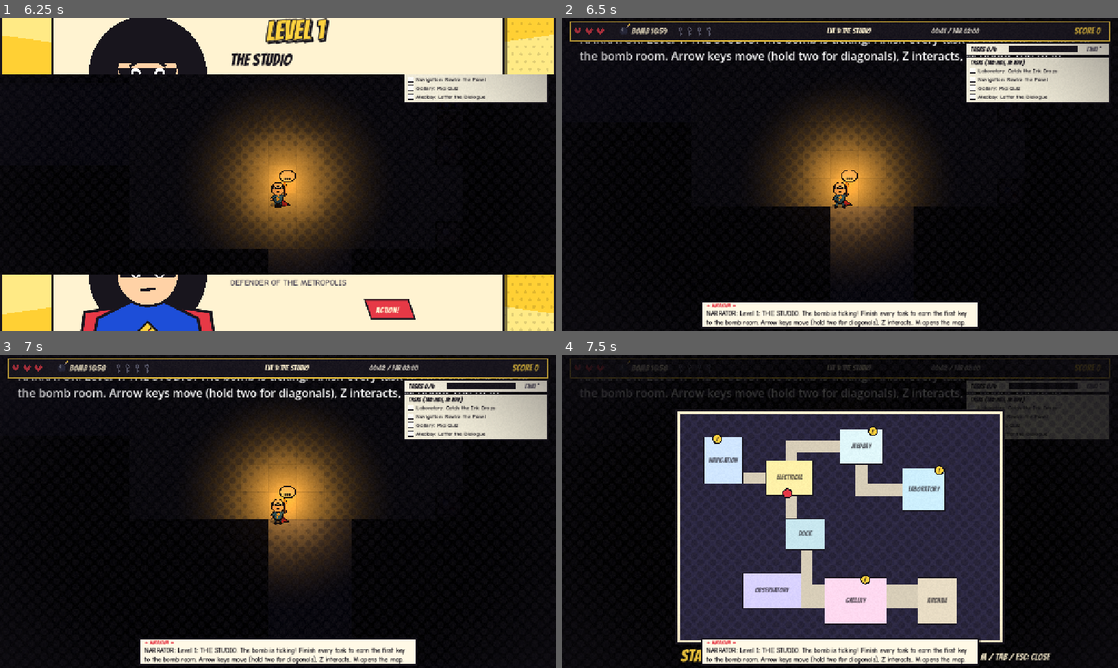
Above: before the commit, frames 1-4 (two rows, left to right).
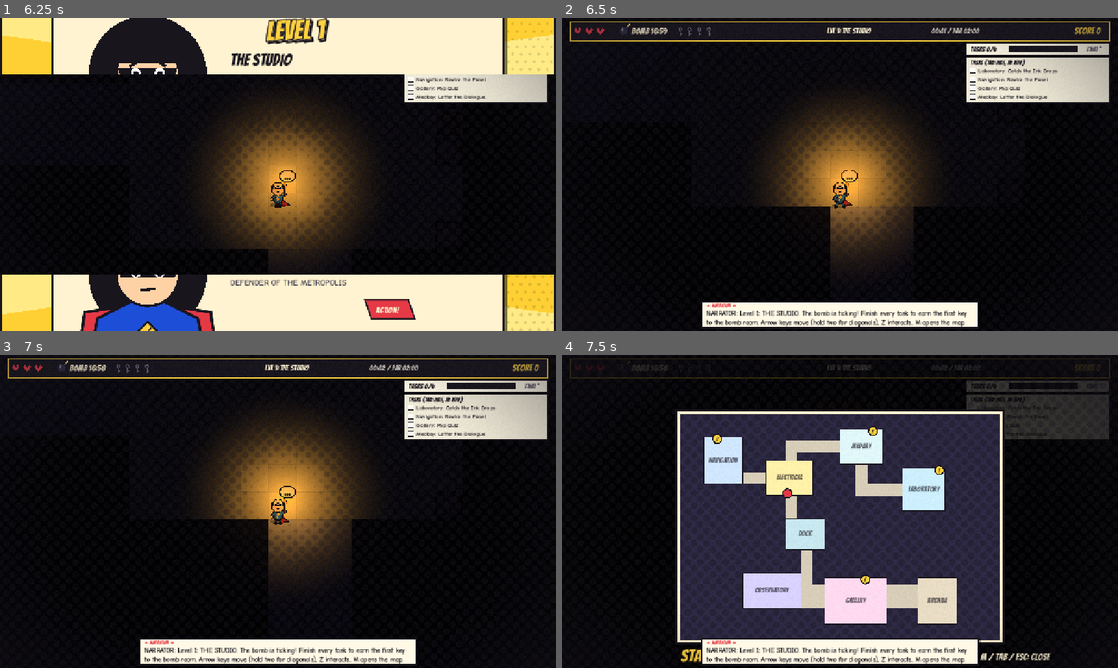
Above: after the commit, the same moments.

Repository: SankeerthNara/TGC-Game-Jam
Game: Godot game, scene res://scenes/main/main.tscn
The game is run twice, just before and just after one commit, with the same random seed, the same clock (stepped at 60 frames per second) and the same inputs.
Inputs (mouse positions are in pixels of both pictures, inside the frame that each line leads up to):
- Up to frame 1 (6.25 s): click "START READING ▶" at 0.5 s; tap Enter at 1.25 s; move the mouse to (400, 158) at 1.27 s; hold Right 1.28-2 s; tap Z at 1.35 s; click (400, 158) at 1.42 s; tap Space at 1.52, 1.82, 4.52, 4.82 s; drag from (166, 190) to (250, 237) at 2.02 s; move the mouse to (333, 105) at 2.77 s; hold Right 2.78-3.5 s; tap C at 2.85 s; drag from (250, 237) to (111, 127) at 3.52 s; move the mouse to (444, 221) at 4.27 s; hold Left 4.28-5 s; tap F at 4.35 s; drag from (278, 174) to (194, 96) at 5.02 s; move the mouse to (305, 174) at 5.77 s; hold Down from 5.78 s (still down); tap K at 5.85 s; click (305, 174) at 5.92 s
- Up to frame 2 (6.5 s): keep holding Down
- Up to frame 3 (7 s): release Down at 6.5 s; drag from (194, 433) to (166, 527) at 6.52 s
- Up to frame 4 (7.5 s): move the mouse to (962, 495) at 7.27 s; hold Up from 7.28 s (still down); tap M at 7.35 s

Frame 1 is identical in both runs. In frame 2, 1.3% of the frame differs, in the area x 3-95%, y 7-15%; in frame 3, 1.3%; in frame 4, 0.6%.

Commit message:
Fix: the boss test shortcut broke main's if/else, so a debug caption label was built and a run started behind the main menu
Co-Authored-By: Claude Opus 5.5 <noreply@anthropic.com>

Diff:
--- a/new-game-project/scripts/core/main.gd
+++ b/new-game-project/scripts/core/main.gd
@@ -96,6 +96,10 @@
 	if ResourceLoader.exists(UI_SCENE):
 		add_child((load(UI_SCENE) as PackedScene).instantiate()) # Antigravity's comic UI replaces the debug HUD
 		_to_menu()
+	else:
+		_build_debug_hud()
+		EventBus.caption_changed.connect(func(t: String) -> void: _caption.text = t)
+		_start_game()
 	if "boss" in OS.get_cmdline_user_args():
 		# testing shortcut: `godot --path . -- boss` starts straight in the final battle
 		EventBus.request_start_game.emit()
@@ -104,10 +108,6 @@
 			c.queue_free()
 		bomb_left = 300.0
 		_start_boss.call_deferred()
-	else:
-		_build_debug_hud()
-		EventBus.caption_changed.connect(func(t: String) -> void: _caption.text = t)
-		_start_game()
 
 
 func _set_state(s: String) -> void:
